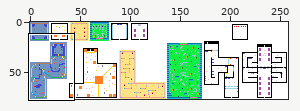
Sprite sheet: opengltest/assets/level_maps.png. Above: a wide view before the commit, with the close-up outlined.
Close-up. Old version:
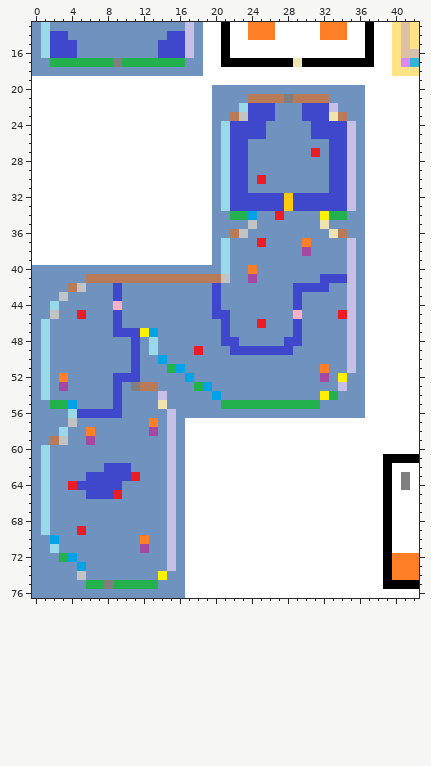
The file is 258x77 pixels. Colours within 5 levels of each other are drawn and written as one. Shown: x 0..42, y 13..76.
The same view after the edit:
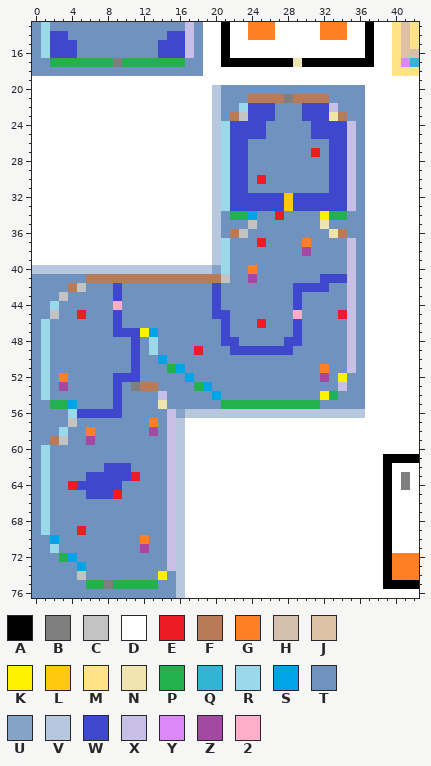
Palette (. is transparent): A #000000  B #7f7f7f  C #c3c3c3  D #ffffff  E #ed1c24  F #b97a57  G #ff7f27  H #d5c0ae  J #dec1a5  K #fff200  L #ffc90e  M #ffe384  N #efe4b0  P #22b14c  Q #32b4d5  R #99d9ea  S #00a2e8  T #7092be  U #85a2c7  V #b7c8de  W #3f48cc  X #c8bfe7  Y #db88fb  Z #a349a4  2 #ffaec9
Diff:
y 20..39: x 20 T -> V
y 40: x 0..20 TTTTTTTTTTTTTTTTTTTTT -> VVVVVVVVVVVVVVVVVVVVU
y 56: x 16..36 TTTTTTTTTTTTTTTTTTTTT -> UVVVVVVVVVVVVVVVVVVVV
y 57..76: x 16 T -> V
Pixel boxes of the changes (left, top, right, bottom) in both close-ups:
changed: (32, 85, 221, 274)
changed: (176, 409, 365, 598)
